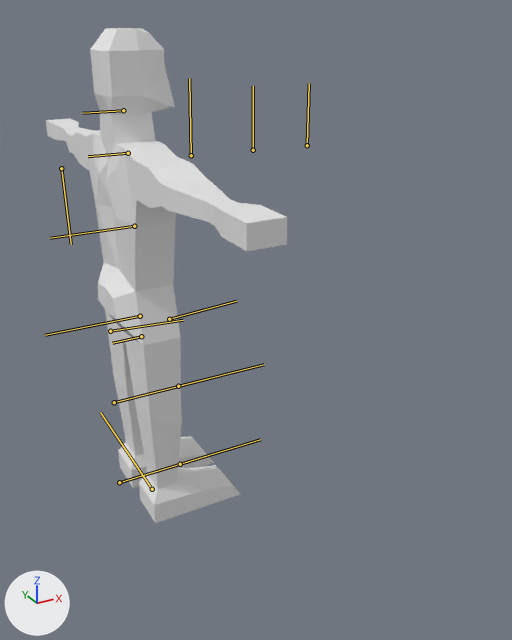
Before and after pictures for a commit that changed the FBX model BunchesProject/Assets/FBX/Human.fbx.
Rendered twice from a 50 mm camera at (-0.0085, -0.0249, 0.0196) aimed at (0.0052, -0.0002, 0.0072). The axes (+X, +Y, +Z) are drawn at lower left. The lights are the same throughout. The bones that bend it are drawn over the model as lines.

In view in the first picture: 'HumanMesh'.
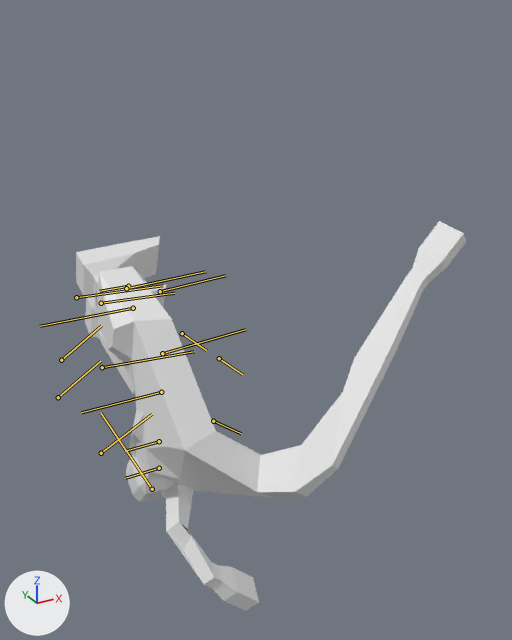
The newer file adds an action. The first version stands in its rest pose; the second is drawn at frame 19 of the action 'DashAttack'.

Pixel boxes [x1, y1, x2, y2] of what changed, in the pictures (512 x 640 px):
'HumanMesh', posed (62% wider, 21% shorter): before [46, 28, 287, 523]; after [76, 221, 466, 611]
bone 'Pelvis', root to tip: before (141, 336) to (112, 343); after (128, 286) to (99, 291)
bone 'Stomach', root to tip: before (140, 316) to (45, 335); after (133, 308) to (40, 326)
bone 'Chest', root to tip: before (134, 226) to (50, 238); after (161, 392) to (81, 412)
bone 'Head', root to tip: before (123, 110) to (82, 113); after (159, 468) to (125, 478)
bone 'UArm_r', root to tip: before (61, 168) to (71, 244); after (101, 453) to (152, 414)
bone 'UArm_l', root to tip: before (191, 155) to (189, 78); after (213, 421) to (241, 433)
bone 'LArm_l', root to tip: before (253, 150) to (253, 86); after (219, 358) to (242, 374)
bone 'ULeg_r', root to tip: before (110, 331) to (183, 320); after (101, 303) to (174, 293)
bone 'LLeg_r', root to tip: before (114, 402) to (207, 379); after (102, 367) to (194, 351)
bone 'ULeg_l', root to tip: before (169, 319) to (236, 301); after (160, 291) to (225, 275)
bone 'LLeg_l', root to tip: before (178, 386) to (264, 364); after (162, 353) to (245, 329)
bone 'Foot_l', root to tip: before (180, 464) to (260, 439); after (126, 288) to (205, 271)

What the commit changed:
Bone 'Pelvis' (bone_pelvis) moves from (0.0, 0.0, 0.0) to (0.18, 0.0, -0.114).
Bone 'Pelvis' (bone_pelvis) turns from (0, 0, 0) to (0, -156, 0) degrees about its own x, y and z.
Bone 'Stomach' (bone_stomach) turns from (0, 0, 0) to (0, 25, 0) degrees about its own x, y and z.
Bone 'Chest' (bone_chest) turns from (0, 0, 0) to (0, -65, 0) degrees about its own x, y and z.
Bone 'Head' (bone_head) turns from (0, 0, 0) to (0, -23, 0) degrees about its own x, y and z.
Bone 'UArm_r' (bone_uarm_r) turns from (0, 0, 0) to (-19, -50, 56) degrees about its own x, y and z.
Bone 'LArm_r' (bone_larm_r) turns from (0, 0, 0) to (0, -50, 0) degrees about its own x, y and z.
Bone 'UArm_l' (bone_uarm_l) turns from (0, 0, 0) to (19, -50, -56) degrees about its own x, y and z.
Bone 'LArm_l' (bone_larm_l) turns from (0, 0, 0) to (0, -50, 0) degrees about its own x, y and z.
Bone 'ULeg_r' (bone_uleg_r) moves from (0.0, 0.0, 0.0) to (0.005, 0.0, -0.004).
Bone 'ULeg_r' (bone_uleg_r) turns from (0, 0, 0) to (1, -145, 6) degrees about its own x, y and z.
Bone 'LLeg_r' (bone_lleg_r) turns from (0, 0, 0) to (3, 100, -1) degrees about its own x, y and z.
Bone 'ULeg_l' (bone_uleg_l) moves from (0.0, 0.0, 0.0) to (0.005, 0.0, -0.004).
Bone 'ULeg_l' (bone_uleg_l) turns from (0, 0, 0) to (-1, -145, -6) degrees about its own x, y and z.
Bone 'LLeg_l' (bone_lleg_l) turns from (0, 0, 0) to (-3, 100, 1) degrees about its own x, y and z.
Bone 'Foot_l' (bone_foot_l) turns from (0, 0, 0) to (0, -1, -2) degrees about its own x, y and z.
